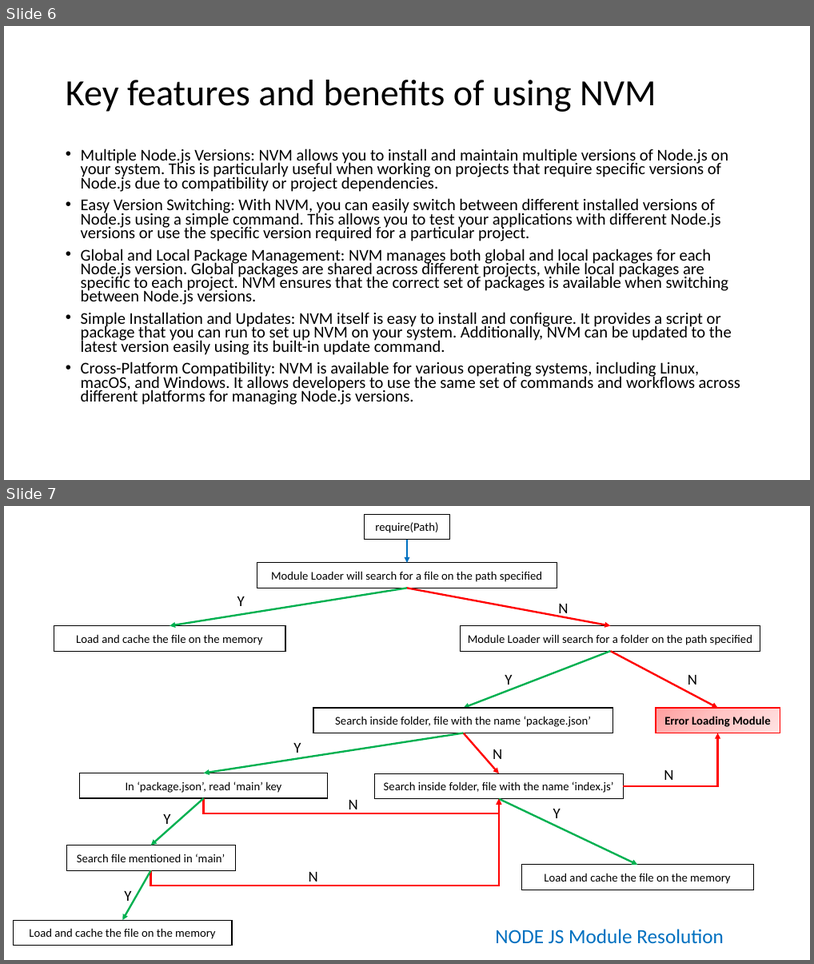
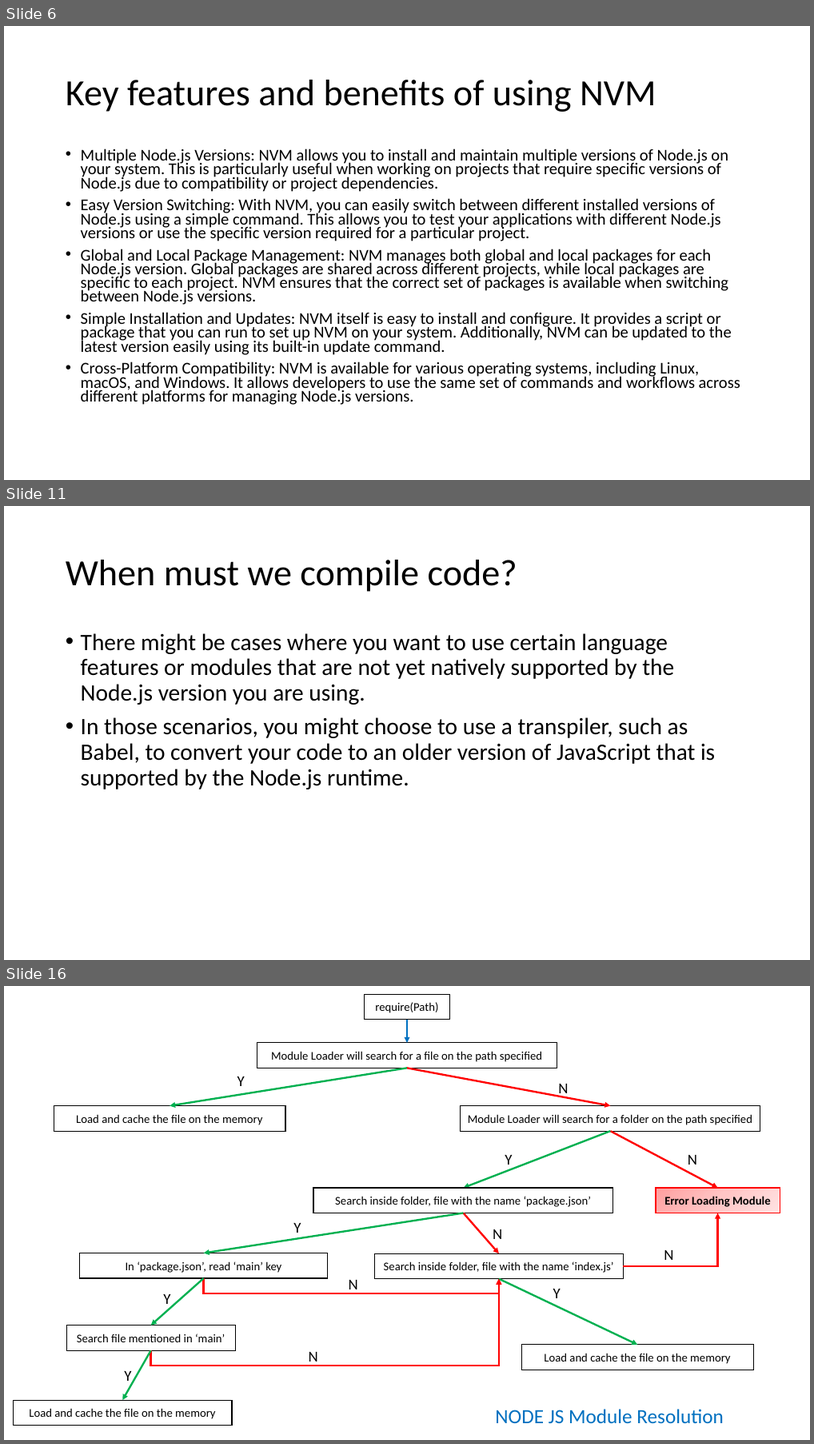
Before and after one commit to explore-with-manish/im-jan24, a slide deck: Node/Notes/Node.pptx. Shown one above the other, each under a label of ours: slides 6 and 7 before the commit, slides 6, 11 and 16 after it; the slides between them are not shown. The pictures are 814x964 and 814x1444 pixels, drawn with LibreOffice and Linux fonts; fonts in the diff are those of the drawing. Boxes give left, top, right and bottom in pixels: in the first picture for what was removed or moved away, otherwise in the second. Text is boxed around its words. In the diff, an @@ line names an element or a change of style, - is before the commit and + after.

```diff
--- a/Node/Notes/Node.pptx
+++ b/Node/Notes/Node.pptx
@@ slide 11 added at [4,506,810,960], background #FFFFFF @@
@@ title added at [66,560,518,592], 44 pt, text #000000 @@
+When must we compile code?
@@ text added at [81,633,715,789], 28 pt, text #000000 @@
+• There might be cases where you want to use certain language features or modules that are not yet natively supported by the Node.js version you are using.
+• In those scenarios, you might choose to use a transpiler, such as Babel, to convert your code to an older version of JavaScript that is supported by the Node.js runtime.
@@ what was slide 7 is now slide 16 @@
```
Also in this commit, not shown: 24 other slides added, 2 other files.
